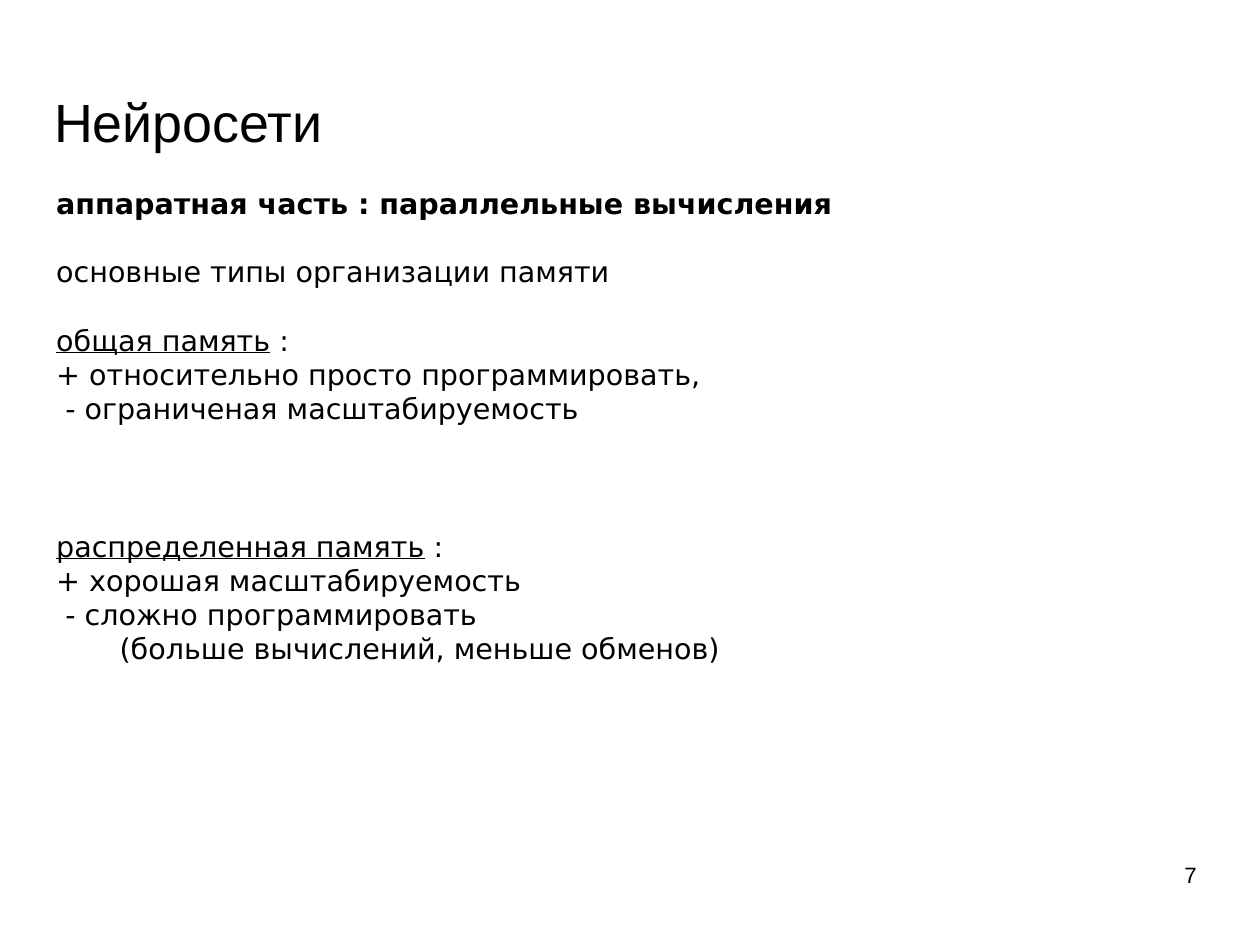
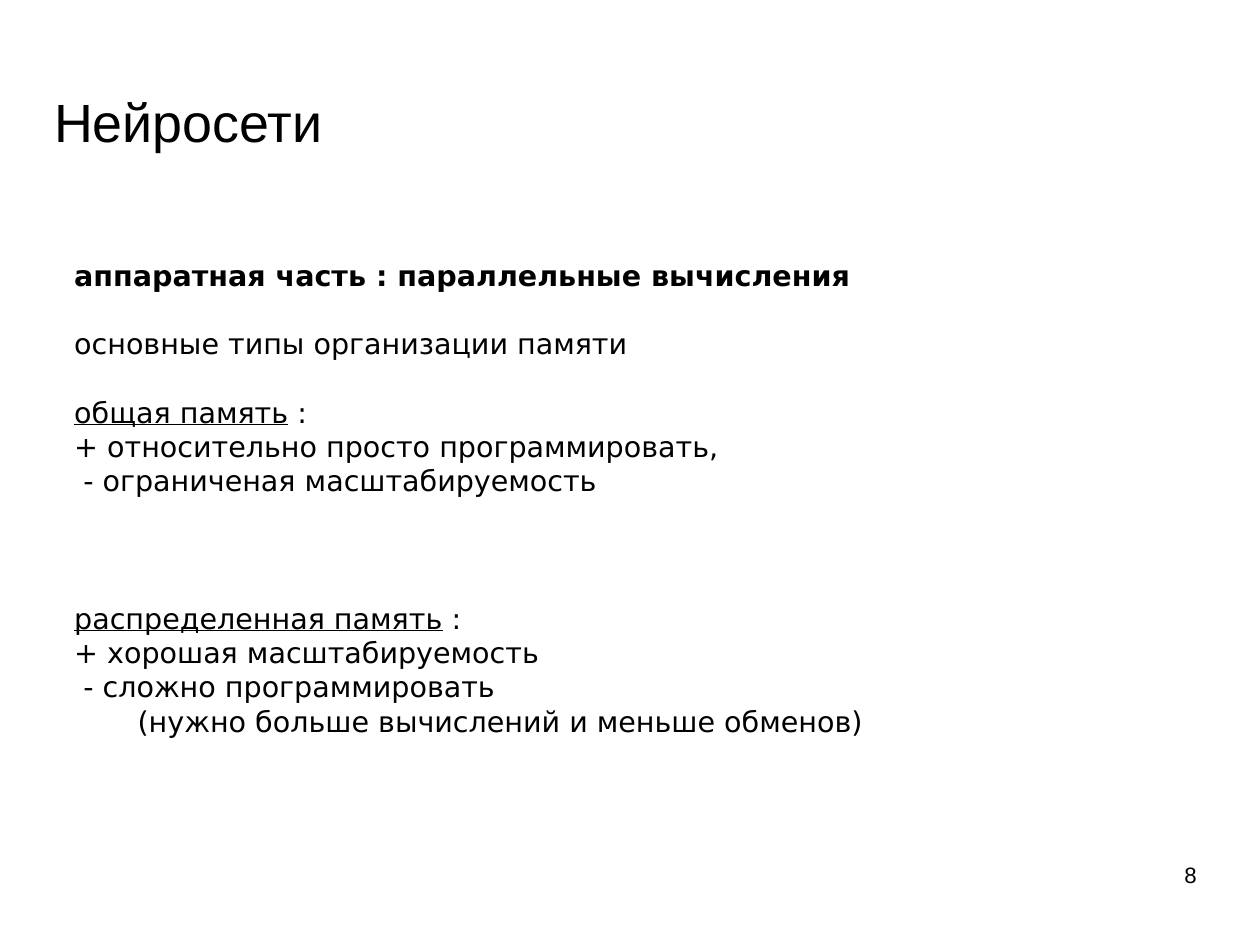
Before and after one commit to mechanoid5/ml_lectorium_legacy, a slide deck: slide 8 of 19-tech-stack-tf.odp (slide 7 before the commit). Drawn at 1260x945 pixels with LibreOffice and Linux fonts; fonts in the diff are those of the drawing; background and template pictures are left out. Boxes give left, top, right and bottom in pixels: in the first picture for what was removed or moved away, otherwise in the second. Text is boxed around its words. In the diff, an @@ line names an element or a change of style, - is before the commit and + after.

```diff
--- a/19-tech-stack-tf.odp
+++ b/19-tech-stack-tf.odp
@@ text "аппаратная часть : параллельные вычисления": place and size @@
-text "аппаратная часть : параллельные вычисления" at [56, 198, 832, 663]
+text "аппаратная часть : параллельные вычисления" at [74, 270, 862, 737]
@@ text at [138, 710, 862, 737]: text changed @@
-(больше вычислений, меньше обменов)
+(нужно больше вычислений и меньше обменов)
@@ page number at [1184, 867, 1196, 884]: text changed @@
-7
+8
```
Also in this commit, not shown: 9 other slides changed, 8 slides added, 2 slides removed.
